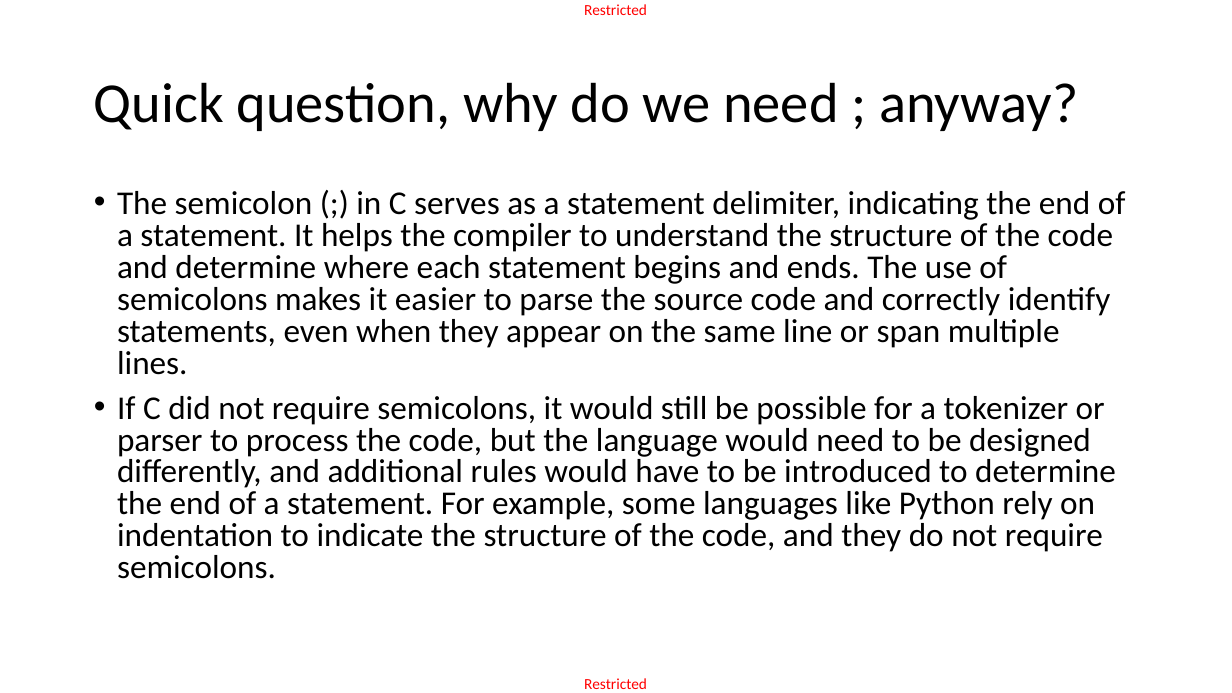
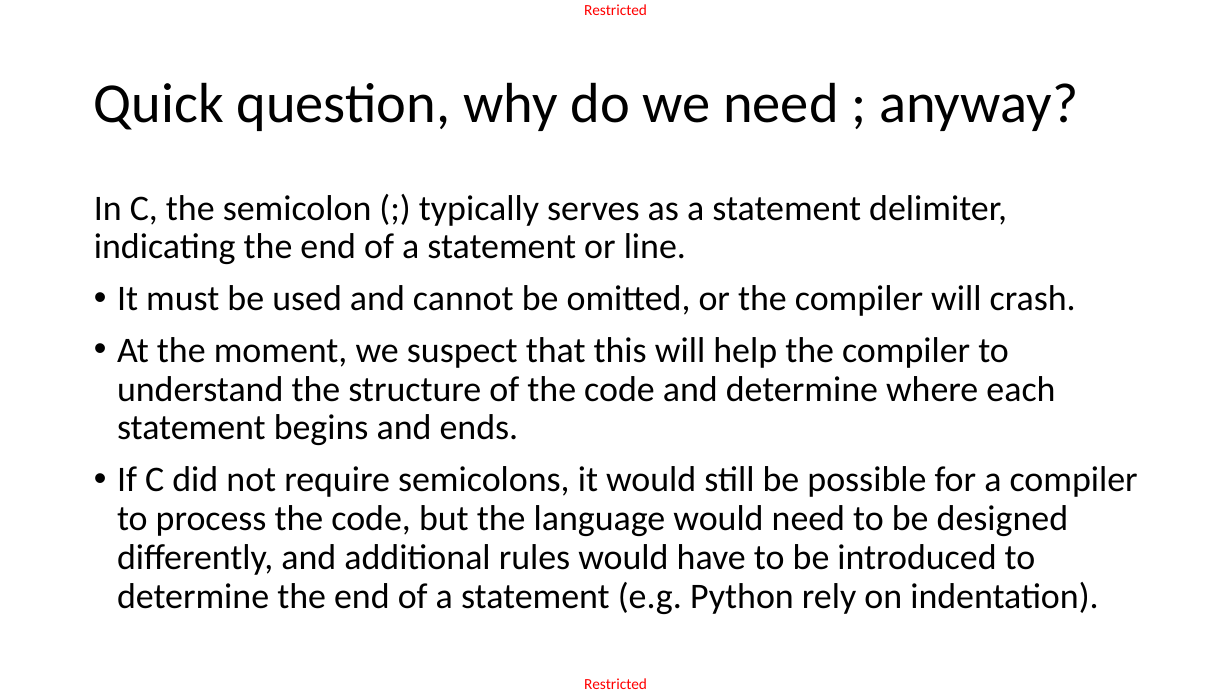
Before and after one commit to matthieudemari/SUTD_PLC_50_051, a slide deck: slide 36 of W9/W9S3/W9S3.pptx (slide 11 before the commit). Drawn at 1232x693 pixels with LibreOffice and Linux fonts; fonts in the diff are those of the drawing. Boxes give left, top, right and bottom in pixels: in the first picture for what was removed or moved away, otherwise in the second. Text is boxed around its words. In the diff, an @@ line names an element or a change of style, - is before the commit and + after.

```diff
--- a/W9/W9S3/W9S3.pptx
+++ b/W9/W9S3/W9S3.pptx
@@ text at [94,195,1138,614]: text changed; size 25.9 to 28 pt @@
-• The semicolon (;) in C serves as a statement delimiter, indicating the end of a statement. It helps the compiler to understand the structure of the code and determine where each statement begins and ends. The use of semicolons makes it easier to parse the source code and correctly identify statements, even when they appear on the same line or span multiple lines.
-• If C did not require semicolons, it would still be possible for a tokenizer or parser to process the code, but the language would need to be designed differently, and additional rules would have to be introduced to determine the end of a statement. For example, some languages like Python rely on indentation to indicate the structure of the code, and they do not require semicolons.
+In C, the semicolon (;) typically serves as a statement delimiter, indicating the end of a statement or line.
+• It must be used and cannot be omitted, or the compiler will crash.
+• At the moment, we suspect that this will help the compiler to understand the structure of the code and determine where each statement begins and ends.
+• If C did not require semicolons, it would still be possible for a compiler to process the code, but the language would need to be designed differently, and additional rules would have to be introduced to determine the end of a statement (e.g. Python rely on indentation).
```
Also in this commit, not shown: 11 other slides changed, 32 slides added, 11 slides removed, 13 other files.
